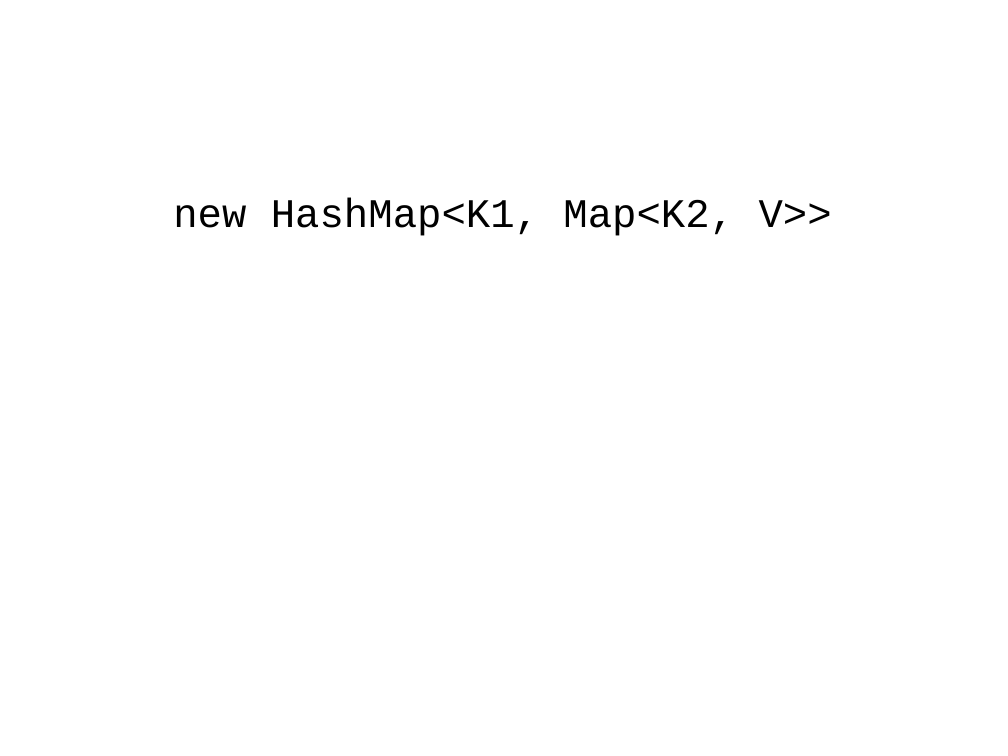
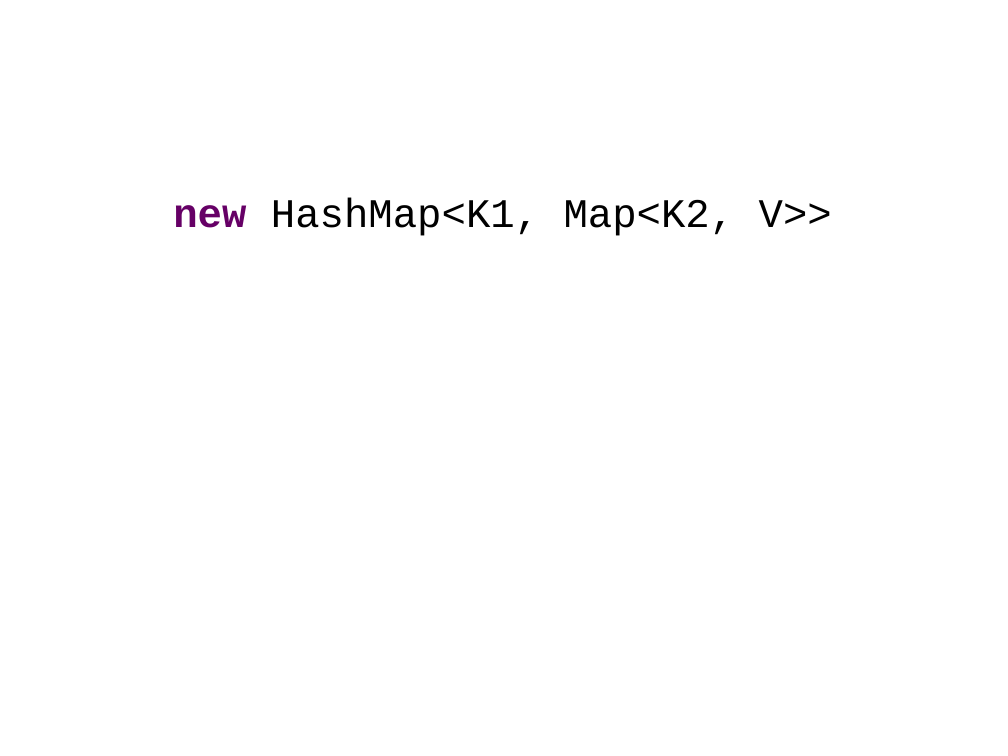
Before and after one commit to HamletDRC/presentations, a slide deck: slide 39 of javaboilerplatebusters/BoilerPlateBusters.odp. Drawn at 1008x756 pixels with LibreOffice and Linux fonts; fonts in the diff are those of the drawing; background and template pictures are left out. Boxes give left, top, right and bottom in pixels: in the first picture for what was removed or moved away, otherwise in the second. Text is boxed around its words. In the diff, an @@ line names an element or a change of style, - is before the commit and + after.

```diff
--- a/javaboilerplatebusters/BoilerPlateBusters.odp
+++ b/javaboilerplatebusters/BoilerPlateBusters.odp
@@ text "new HashMap<K1, Map<K2, V>>" at <box>173,197,832,236</box>: text colour #000000 to #660066, bold on in "new" @@
```
Also in this commit, not shown: 5 other slides changed, 3 other files.
